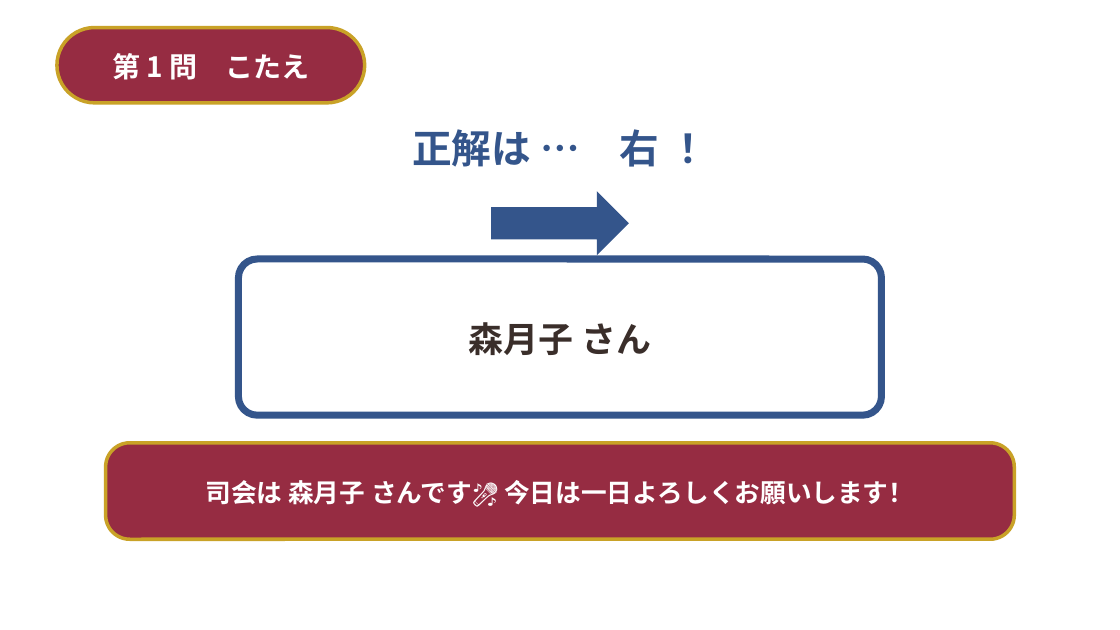
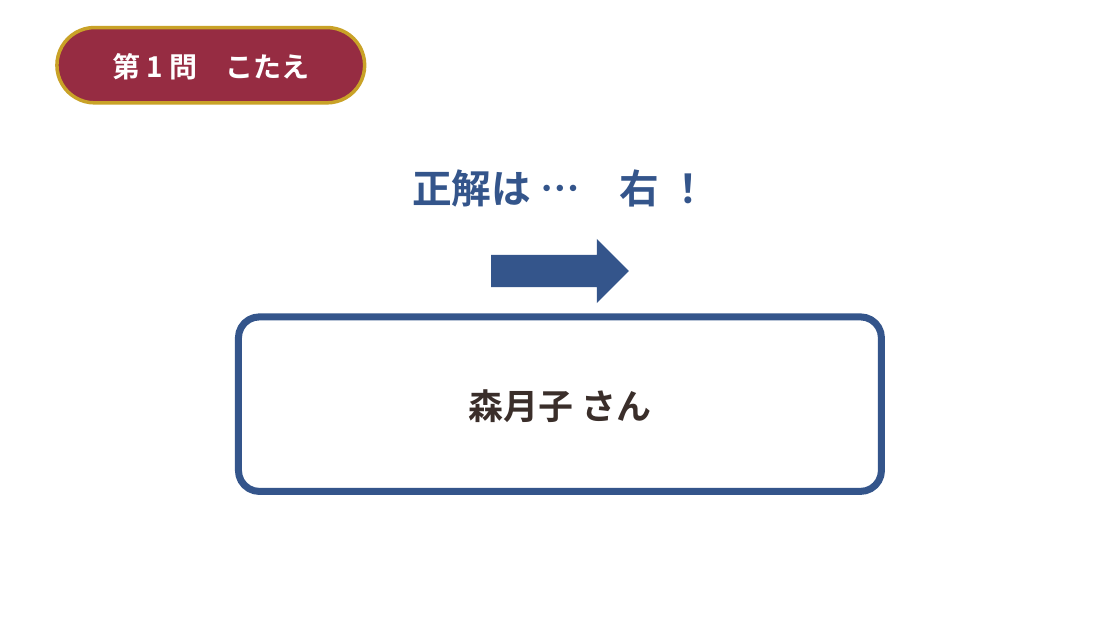
Before and after one commit to st01ohn03-coder/simple-alarm, a slide deck: slide 10 of wedding-deck/build/結婚式_2択クイズ＆ビンゴ.pptx (slide 12 before the commit). Drawn at 1120x630 pixels with LibreOffice and Linux fonts; fonts in the diff are those of the drawing; background and template pictures are left out. Boxes give left, top, right and bottom in pixels: in the first picture for what was removed or moved away, otherwise in the second. Text is boxed around its words. In the diff, an @@ line names an element or a change of style, - is before the commit and + after.

```diff
--- a/wedding-deck/build/結婚式_2択クイズ＆ビンゴ.pptx
+++ b/wedding-deck/build/結婚式_2択クイズ＆ビンゴ.pptx
@@ text "正解は … 右 ！": place and size @@
-text "正解は … 右 ！" at (412, 129, 659, 167)
+text "正解は … 右 ！" at (412, 169, 659, 207)
@@ right arrow: place and size @@
-right arrow at (492, 191, 629, 255)
+right arrow at (492, 239, 629, 303)
@@ rounded rectangle "森月子 さん": place and size @@
-rounded rectangle "森月子 さん" at (239, 259, 882, 415)
+rounded rectangle "森月子 さん" at (239, 317, 882, 492)
@@ rounded rectangle removed at (106, 443, 1015, 539) @@
-司会は 森月子 さんです🎤 今日は一日よろしくお願いします！
```
Also in this commit, not shown: 13 other slides changed, 2 slides removed, 5 other files.
